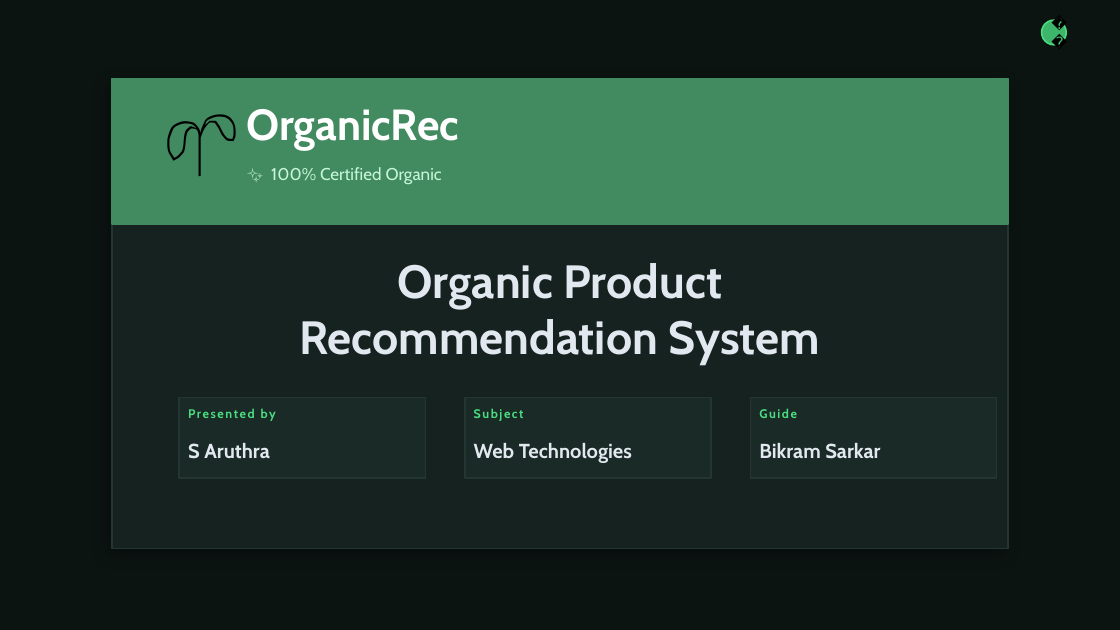
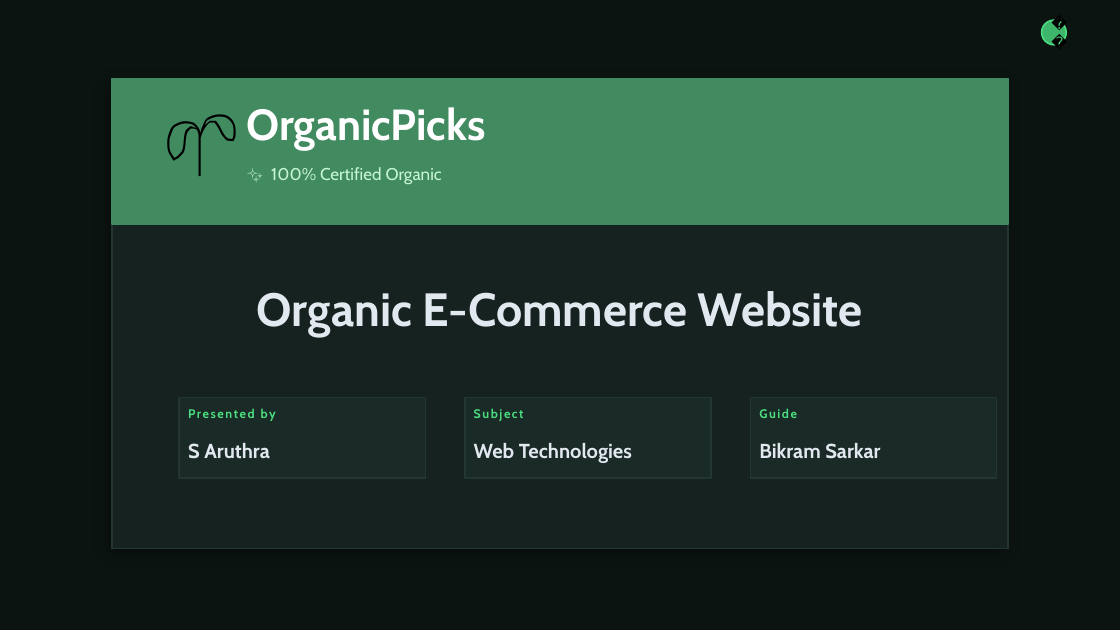
Before and after one commit to saruthra/Aruthra_20231CSE0748_, a slide deck: slide 1 of ARUTHRA-20231CSE0748-ppt.pptx. Drawn at 1120x630 pixels with LibreOffice and Linux fonts; fonts in the diff are those of the drawing. Boxes give left, top, right and bottom in pixels: in the first picture for what was removed or moved away, otherwise in the second. Text is boxed around its words. In the diff, an @@ line names an element or a change of style, - is before the commit and + after.

```diff
--- a/ARUTHRA-20231CSE0748-ppt.pptx
+++ b/ARUTHRA-20231CSE0748-ppt.pptx
@@ text at (246,107,486,151): text changed @@
-OrganicRec
+OrganicPicks
@@ text at (257,291,863,338): text changed @@
-Organic Product
-Recommendation System
+Organic E-Commerce Website
```
